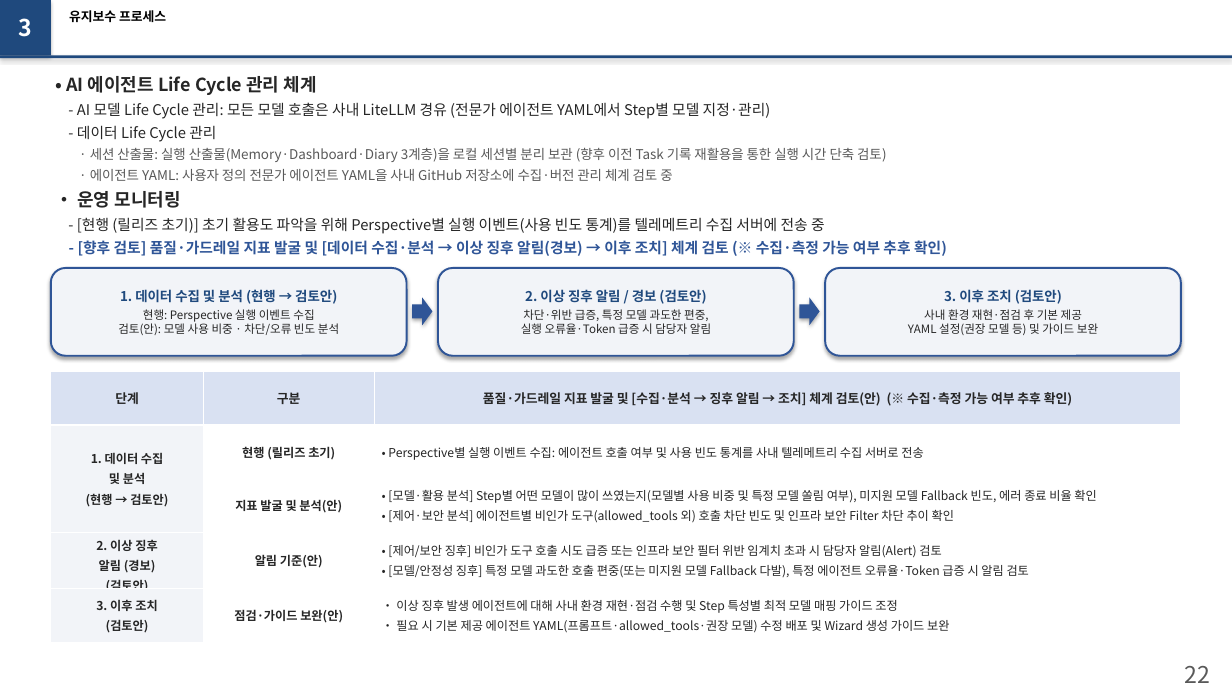
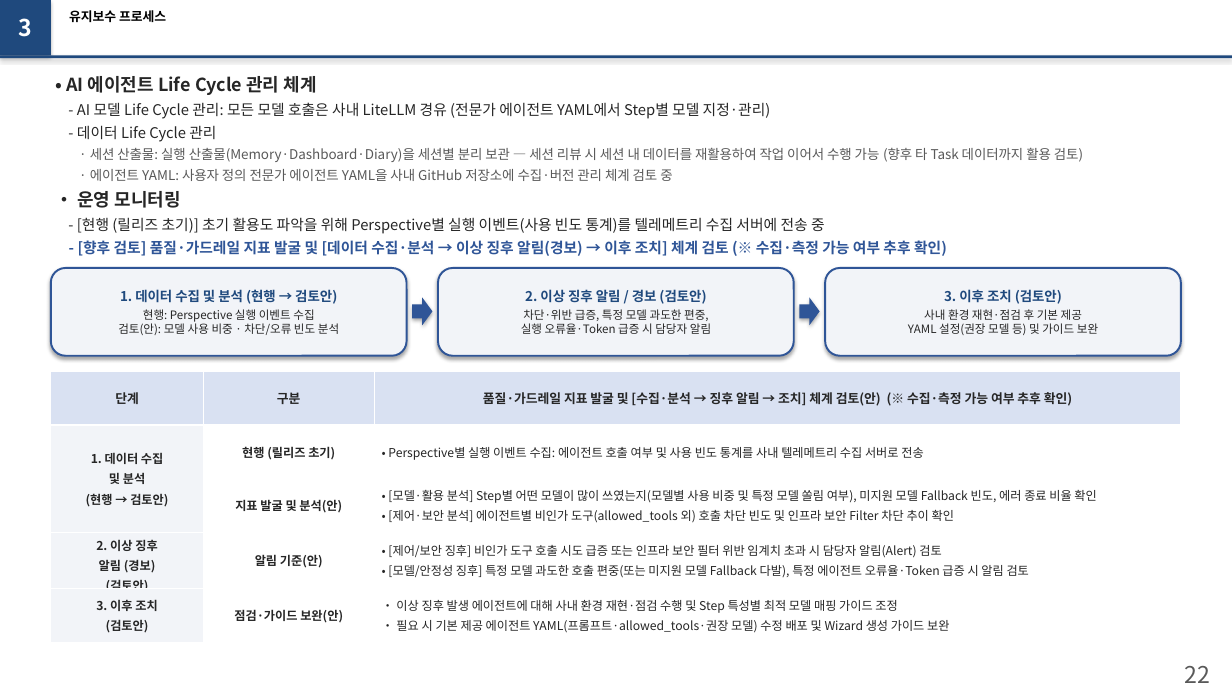
Before and after one commit to misjin05/playground, a slide deck: slide 1 of AIS/Reports/Slide22_23_Update.pptx. Drawn at 1232x693 pixels with LibreOffice and Linux fonts; fonts in the diff are those of the drawing. Boxes give left, top, right and bottom in pixels: in the first picture for what was removed or moved away, otherwise in the second. Text is boxed around its words. In the diff, an @@ line names an element or a change of style, - is before the commit and + after.

```diff
--- a/AIS/Reports/Slide22_23_Update.pptx
+++ b/AIS/Reports/Slide22_23_Update.pptx
@@ text at box(90, 148, 1083, 162): text changed @@
-· 세션 산출물: 실행 산출물(Memory·Dashboard·Diary 3계층)을 로컬 세션별 분리 보관 (향후 이전 Task 기록 재활용을 통한 실행 시간 단축 검토)
+· 세션 산출물: 실행 산출물(Memory·Dashboard·Diary)을 세션별 분리 보관 — 세션 리뷰 시 세션 내 데이터를 재활용하여 작업 이어서 수행 가능 (향후 타 Task 데이터까지 활용 검토)
```
Also in this commit, not shown: 1 other slide changed, 1 other file.
